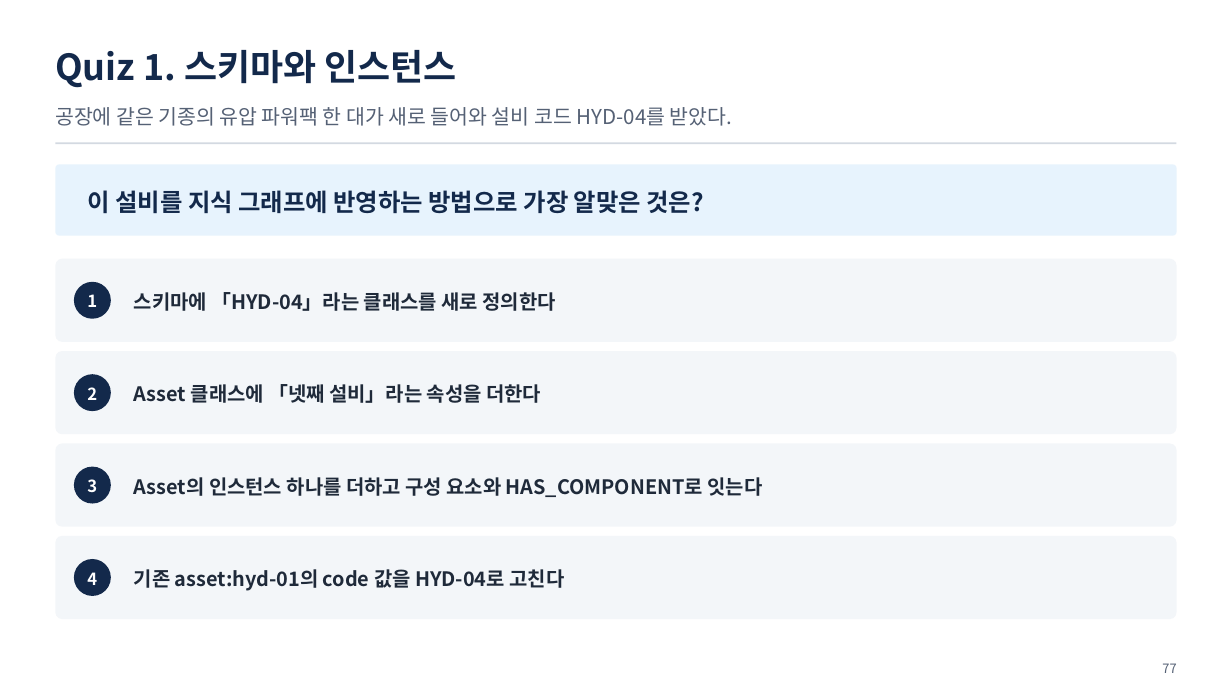
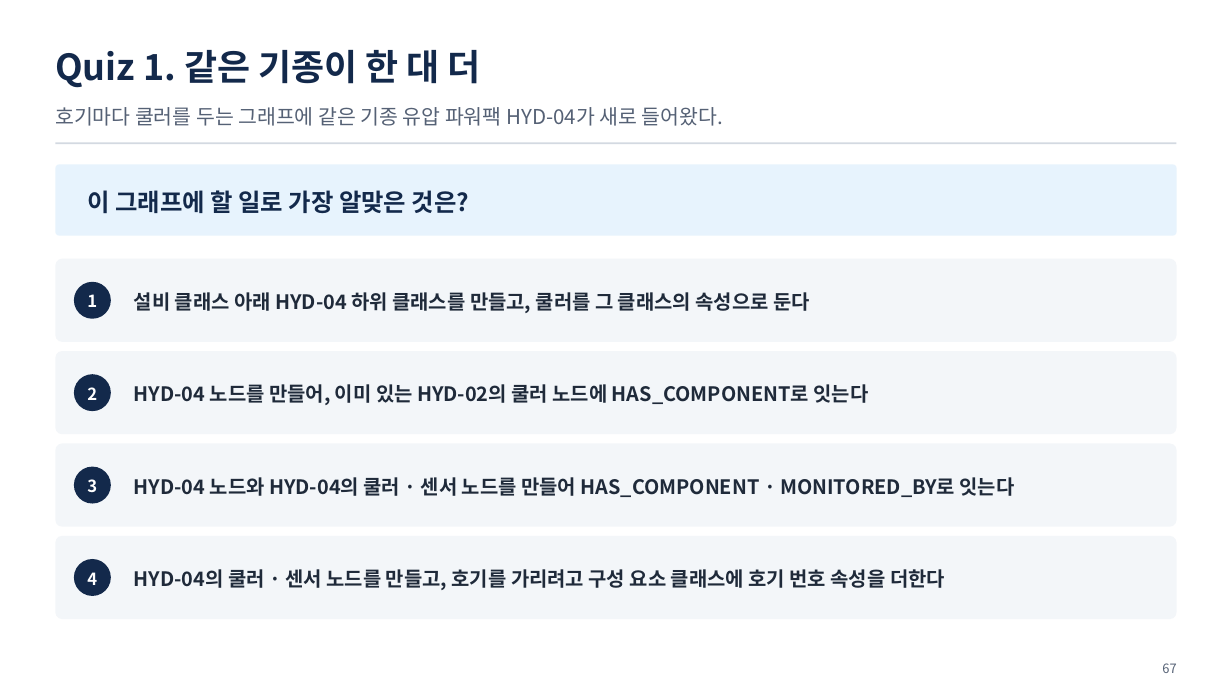
Before and after one commit to uengine-oss/hyd-iot-edu, a slide deck: slide 67 of workspace/강의제작/산출물/통합반/이론/02회차/통합반_02일차.pptx (slide 77 before the commit). Drawn at 1232x693 pixels with LibreOffice and Linux fonts; fonts in the diff are those of the drawing. Boxes give left, top, right and bottom in pixels: in the first picture for what was removed or moved away, otherwise in the second. Text is boxed around its words. In the diff, an @@ line names an element or a change of style, - is before the commit and + after.

Commit message:
통합 2회차 이론 덱 새 판 70장(화면 확정 2026-11-11, PPTX d208a7fc): 차례부터 새로 짜 원고 · 그림 15 · PPTX · 구성.json 장 범위 · 과정 README 확정 칸 · 빌더 코드 상자 배치(코드 높이에 맞춰 세로 가운데) · 공통 C-3과 덱 D-5에 AI 티 기준 · 덱 함정(시트.py 출력 자리) · CLAUDE.md 6절 줄 끝 함정 · 사실표 2.7 가리킴 4.5절 ② · 남은일 2회차 실라버스 어긋남 줄

```diff
--- a/workspace/강의제작/산출물/통합반/이론/02회차/통합반_02일차.pptx
+++ b/workspace/강의제작/산출물/통합반/이론/02회차/통합반_02일차.pptx
@@ text at (55, 50, 481, 88): text changed @@
-Quiz 1. 스키마와 인스턴스
+Quiz 1. 같은 기종이 한 대 더
@@ text at (55, 107, 723, 126): text changed @@
-공장에 같은 기종의 유압 파워팩 한 대가 새로 들어와 설비 코드 HYD-04를 받았다.
+호기마다 쿨러를 두는 그래프에 같은 기종 유압 파워팩 HYD-04가 새로 들어왔다.
@@ text at (88, 190, 469, 213): text changed @@
-이 설비를 지식 그래프에 반영하는 방법으로 가장 알맞은 것은?
+이 그래프에 할 일로 가장 알맞은 것은?
@@ text at (134, 292, 810, 313): text changed @@
-스키마에 「HYD-04」라는 클래스를 새로 정의한다
+설비 클래스 아래 HYD-04 하위 클래스를 만들고, 쿨러를 그 클래스의 속성으로 둔다
@@ text at (134, 384, 869, 405): text changed @@
-Asset 클래스에 「넷째 설비」라는 속성을 더한다
+HYD-04 노드를 만들어, 이미 있는 HYD-02의 쿨러 노드에 HAS_COMPONENT로 잇는다
@@ text at (134, 477, 1015, 497): text changed @@
-Asset의 인스턴스 하나를 더하고 구성 요소와 HAS_COMPONENT로 잇는다
+HYD-04 노드와 HYD-04의 쿨러 · 센서 노드를 만들어 HAS_COMPONENT · MONITORED_BY로 잇는다
@@ text at (134, 569, 945, 590): text changed @@
-기존 asset:hyd-01의 code 값을 HYD-04로 고친다
+HYD-04의 쿨러 · 센서 노드를 만들고, 호기를 가리려고 구성 요소 클래스에 호기 번호 속성을 더한다
@@ text at (1162, 663, 1176, 673): text changed @@
-77
+67
```
Also in this commit, not shown: 28 other slides changed, 40 slides added, 50 slides removed, 25 other files.
